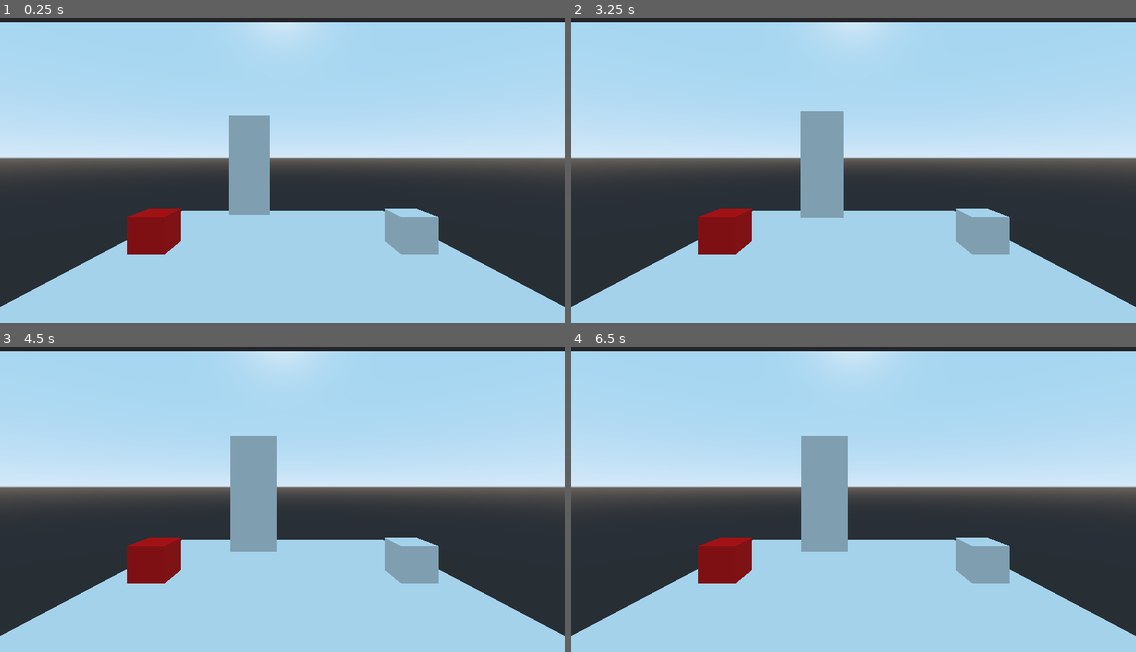
Above: before the commit, frames 1-4 (two rows, left to right).
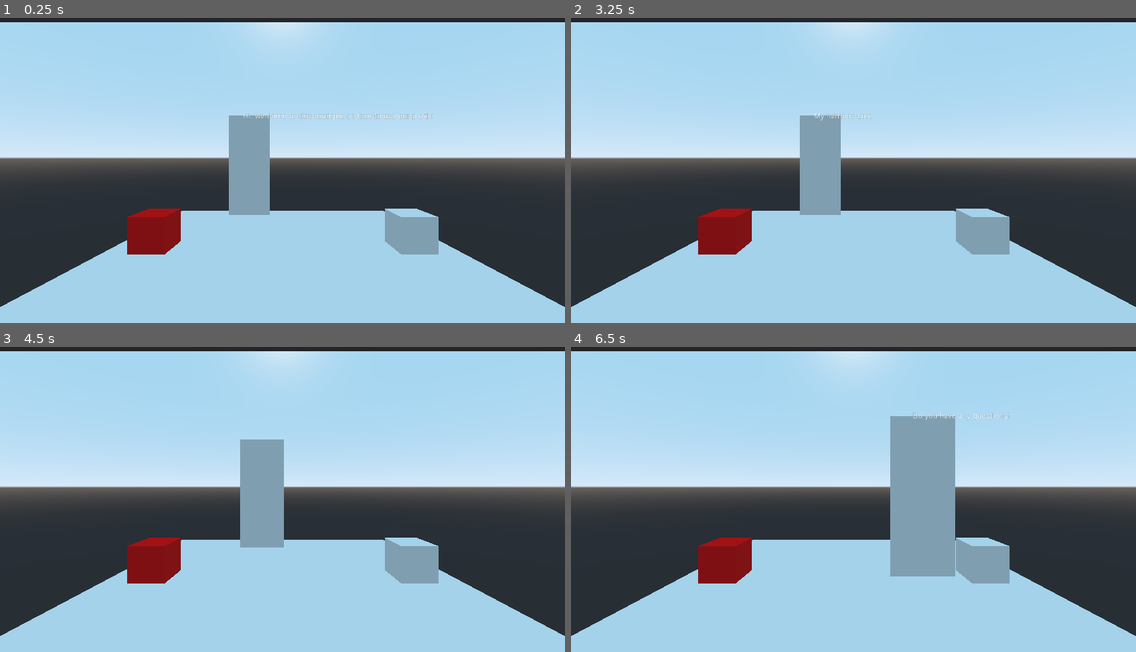
Above: after the commit, the same moments.

Repository: gagdiez/PACgd_examples
Game: Godot game, scene res://Level.tscn
The game is run twice, just before and just after one commit, with the same random seed, the same clock (stepped at 60 frames per second) and the same inputs.
Inputs (mouse positions are in pixels of both pictures, inside the frame that each line leads up to):
- Up to frame 1 (0.25 s): no input
- Up to frame 2 (3.25 s): tap Enter at 0.5, 2 s; move the mouse to (977, 140) at 0.52 s; click (977, 140) at 0.67 s; tap Space at 1.25, 2.75 s; move the mouse to (740, 173) at 1.27 s; click (740, 173) at 1.42 s; move the mouse to (910, 85) at 2.02 s; click (910, 85) at 2.17 s; move the mouse to (825, 222) at 2.77 s; click (825, 222) at 2.92 s
- Up to frame 3 (4.5 s): move the mouse to (452, 536) at 3.52 s; click (452, 536) at 3.67 s; move the mouse to (113, 438) at 4.27 s; click (113, 438) at 4.42 s
- Up to frame 4 (6.5 s): move the mouse to (881, 487) at 5.02 s; click (881, 487) at 5.17 s; move the mouse to (768, 404) at 5.77 s; click (768, 404) at 5.92 s

The runs differ from the first frame. In frame 1, 0.2% of the frame differs, in the area x 43-77%, y 31-34%; in frame 2, 0.4%; in frame 3, 1.3%; in frame 4, 9.2%, in the area x 40-78%, y 21-76%.

Commit message:
Minor fixes

Diff:
--- a/CutScenes/project.godot
+++ b/CutScenes/project.godot
@@ -56,7 +56,7 @@
 
 [application]
 
-config/name="PACgd - Advanced Example"
+config/name="PACgd - CutScene Example"
 run/main_scene="res://Level.tscn"
 config/icon="res://icon.png"
 
--- a/CutScenes/scripts/Level.gd
+++ b/CutScenes/scripts/Level.gd
@@ -17,10 +17,10 @@
 	# - If you are going to play cutscenes, you need to define the dictionary
 	#   that transforms text in the cutscene to objects in the game
 	var name_to_object = {"cole": $Cole,
-						  "white_box": $"Boxes/White Box",
-						  "red_box": $"Boxes/Red Box",
-						  "green_box":$"Boxes/Green Box"}
+						  "white_box": $"White Box",
+						  "red_box": $"Red Box",
+						  "green_box":$"Green Box"}
 	$PointClick.init($Cole, name_to_object)
 
 	# When the game starts, we play the intro CutScene
-	#$PointClick.play_scene("res://cutscenes/Intro.txt")
+	$PointClick.play_scene("res://cutscenes/Intro.txt")
--- a/CutScenes/scripts/WhiteBox.gd
+++ b/CutScenes/scripts/WhiteBox.gd
@@ -20,7 +20,7 @@
 	who.say("Wow, a floating box appeared!")
 
 	# Uncomment the next line to make Cole automatically pile the GREEN box
-	#who.call_function_from(self, "play_outro")
+	# who.call_function_from(self, "play_outro")
 
 func place_box(box):
 	# Place the box on top of the WHITE one
@@ -39,6 +39,6 @@
 	# The WHITE box is not interactive anymore
 	self.interactive = false
 
-func play_outro(_who):
+func play_outro():
 	# The OUTRO showcases our CutScene system
-	$"../../PointClick".play_scene("res://cutscenes/Outro.txt")
+	$"../PointClick".play_scene("res://cutscenes/Outro.txt")
Not shown: 4 places in CutScenes/Level.tscn that only renumber resources
Not shown, changed: CutScenes/cutscenes/Intro.txt
